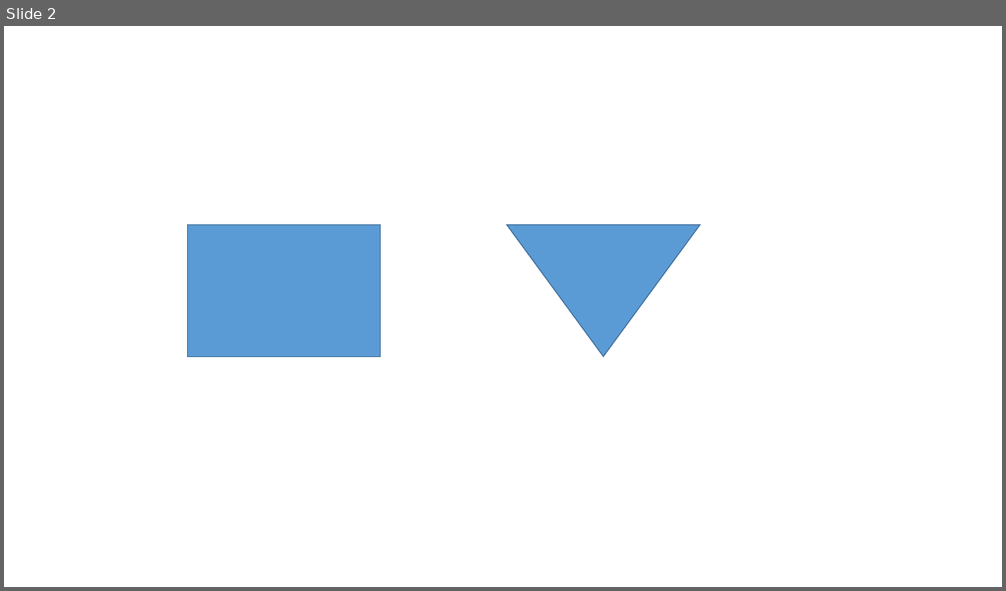
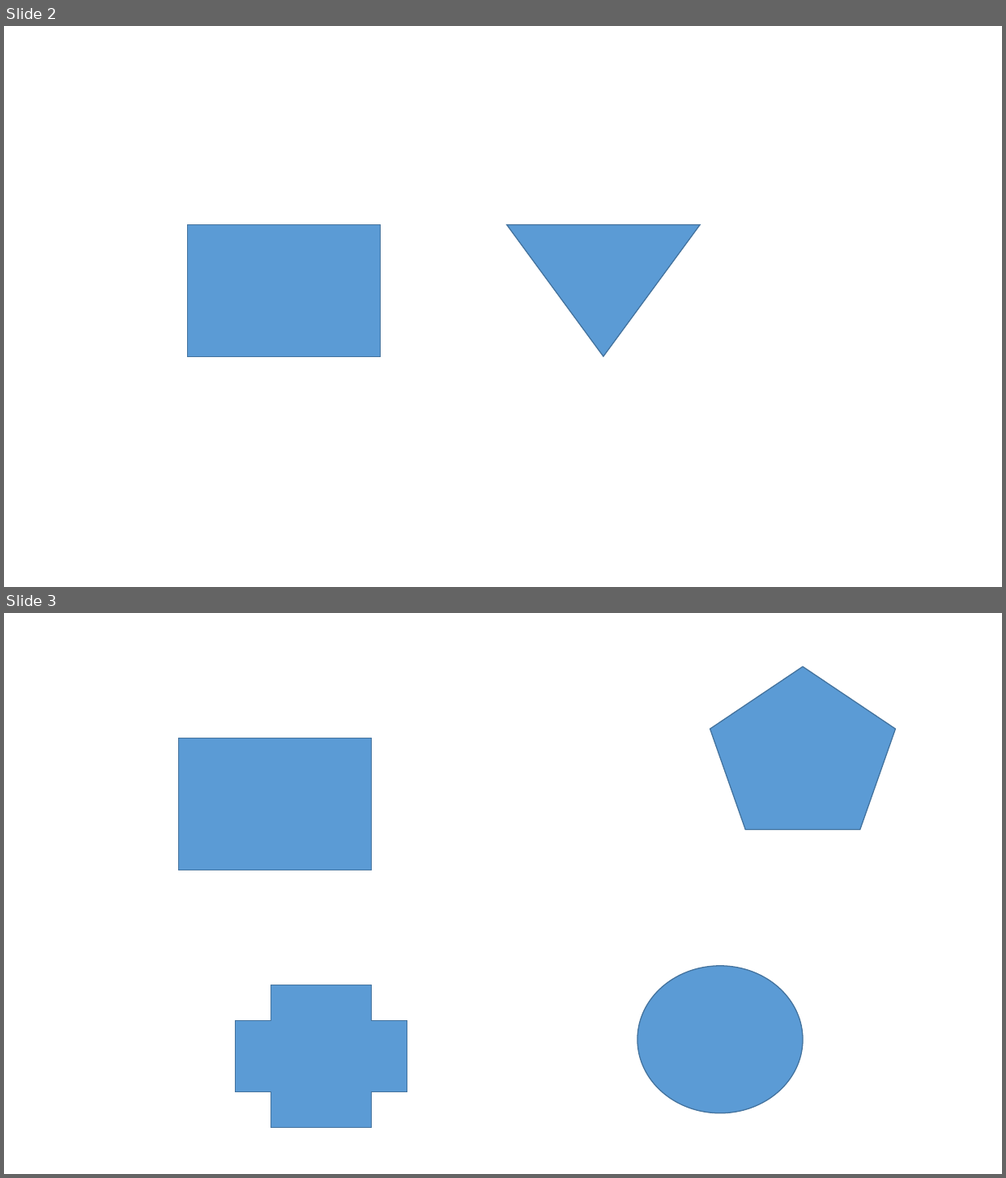
Before and after one commit to Vingithub93/Image_Comparision, a slide deck: file/test1.pptx. Shown one above the other, each under a label of ours: slide 2 before the commit, slides 2 and 3 after it. The pictures are 1006x591 and 1006x1178 pixels, drawn with LibreOffice and Linux fonts; fonts in the diff are those of the drawing. Boxes give left, top, right and bottom in pixels: in the first picture for what was removed or moved away, otherwise in the second. Text is boxed around its words. In the diff, an @@ line names an element or a change of style, - is before the commit and + after.

```diff
--- a/file/test1.pptx
+++ b/file/test1.pptx
@@ slide 3 added at box(4, 613, 1002, 1174), background #FFFFFF @@
@@ pentagon added at box(710, 667, 896, 830), fill #5B9BD5, outline #43739E 1 pt @@
@@ rectangle added at box(178, 738, 372, 870), fill #5B9BD5, outline #43739E 1 pt @@
@@ ellipse added at box(637, 966, 803, 1114), fill #5B9BD5, outline #43739E 1 pt @@
@@ plus added at box(236, 985, 407, 1128), fill #5B9BD5, outline #43739E 1 pt @@
```
Also in this commit, not shown: 32 other files.
